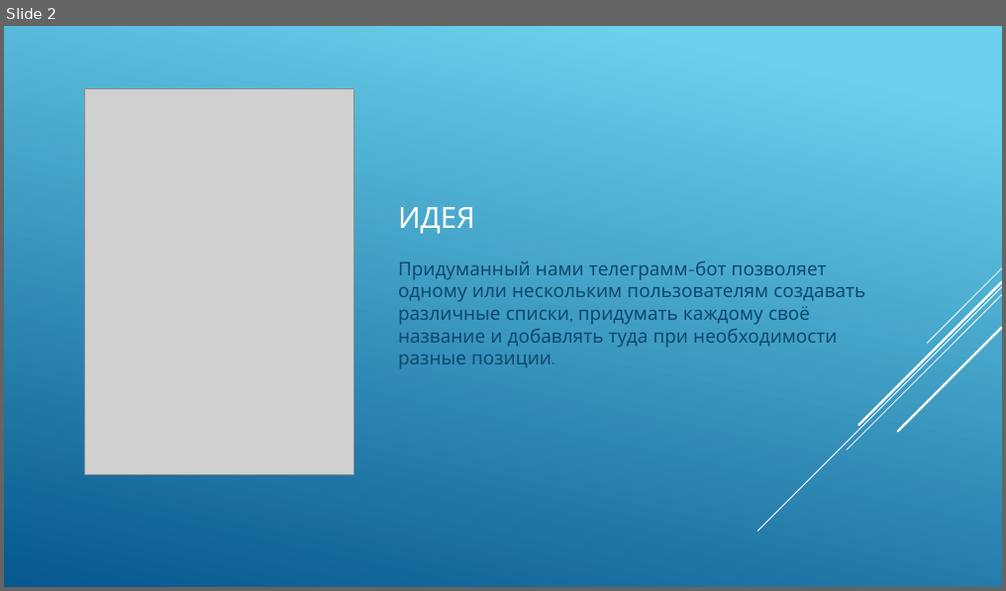
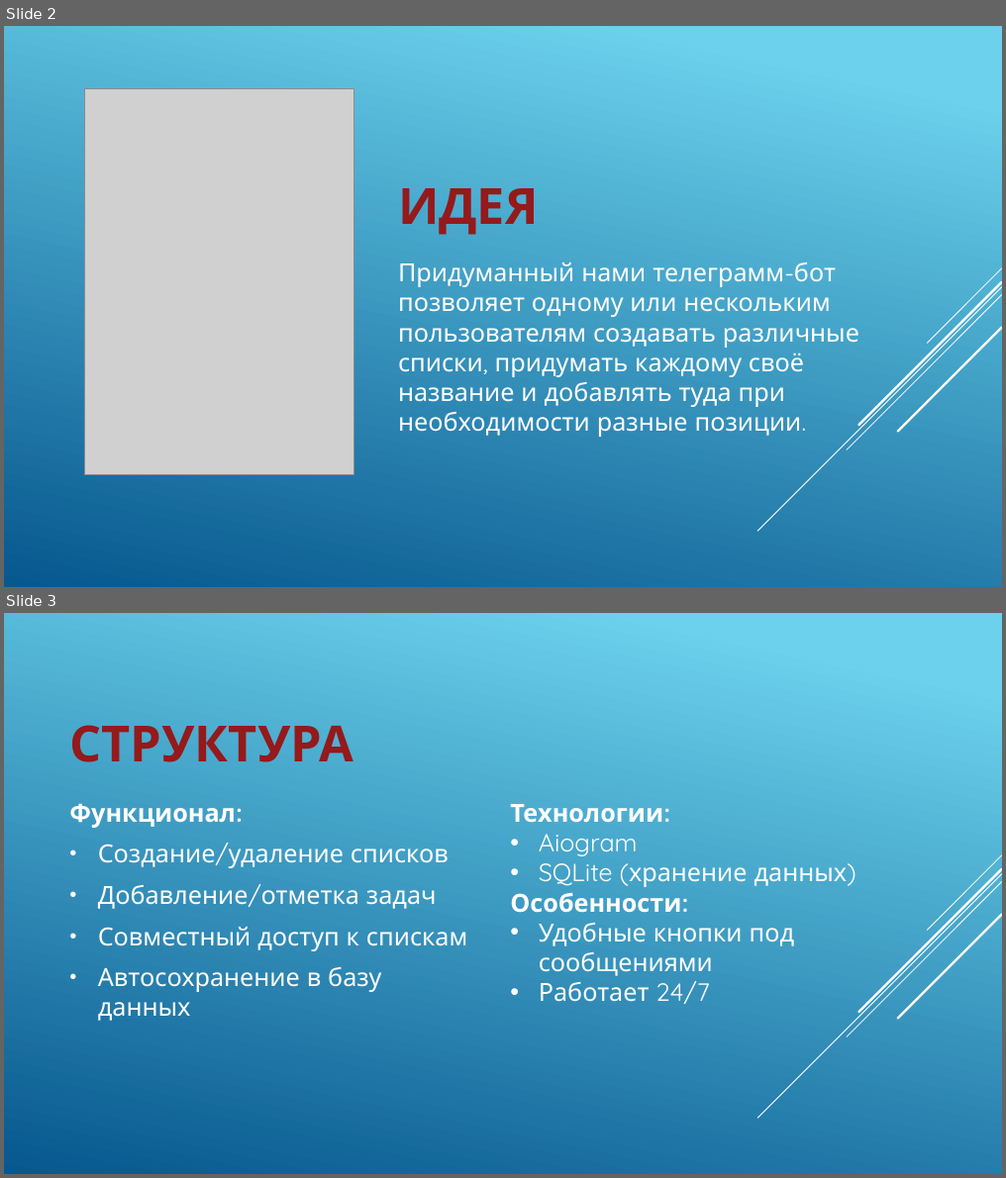
Before and after one commit to feyka99177/project, a slide deck: spisochkiпрезентация.pptx. Shown one above the other, each under a label of ours: slide 2 before the commit, slides 2 and 3 after it. The pictures are 1006x591 and 1006x1178 pixels, drawn with LibreOffice and Linux fonts; fonts in the diff are those of the drawing; grey boxes stand for pictures. Boxes give left, top, right and bottom in pixels: in the first picture for what was removed or moved away, otherwise in the second. Text is boxed around its words. In the diff, an @@ line names an element or a change of style, - is before the commit and + after.

```diff
--- a/spisochkiпрезентация.pptx
+++ b/spisochkiпрезентация.pptx
@@ slide 3 added at bbox=[4, 613, 1002, 1174], background gradient #6ED2EB to #06588E; not listed: 5 template elements that a slide beside it also shows @@
@@ title added at bbox=[70, 725, 354, 762], 48 pt, text #941A1B, bold @@
+СТРУКТУРА
@@ text added at bbox=[69, 803, 467, 1021], 24 pt, text #FFFFFF @@
+Функционал:
+• Создание/удаление списков
+• Добавление/отметка задач
+• Совместный доступ к спискам
+• Автосохранение в базу данных
@@ text added at bbox=[510, 804, 847, 1004], 24 pt, text #FFFFFF @@
+Технологии:
+• Aiogram
+• SQLite (хранение данных)
+Особенности:
+• Удобные кнопки под сообщениями
+• Работает 24/7
@@ slide 2 changed as well @@
@@ title "ИДЕЯ" at bbox=[398, 188, 539, 235]: size 28 to 48 pt, text colour #FFFFFF to #941A1B, bold on @@
@@ text "Придуманный нами телеграмм-бот позволяет одному ..." at bbox=[398, 263, 859, 437]: size 18 to 24 pt, text colour #0F496F to #FFFFFF; more space between paragraphs @@
```
Also in this commit, not shown: 2 other slides changed, 1 slide removed.
